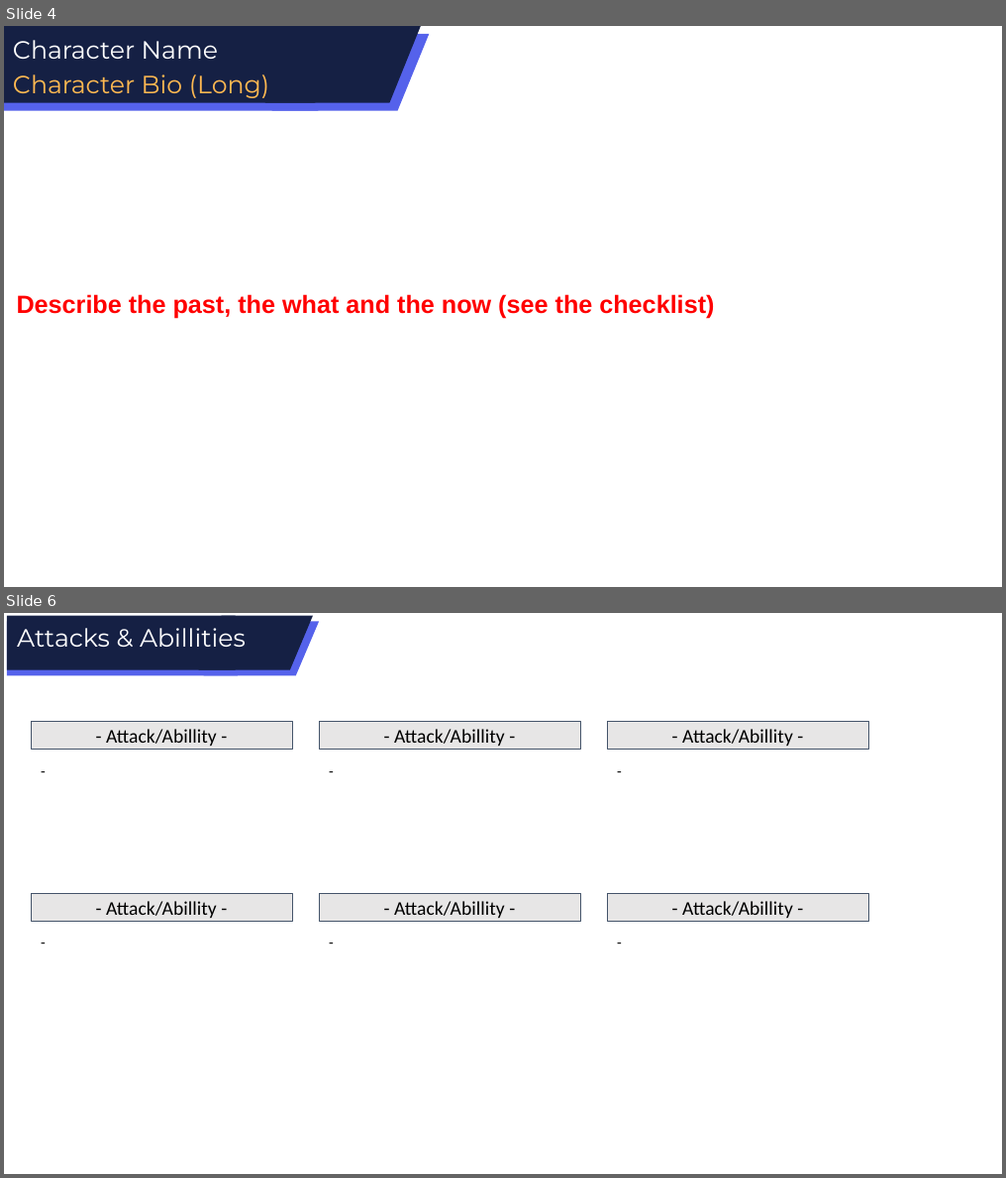
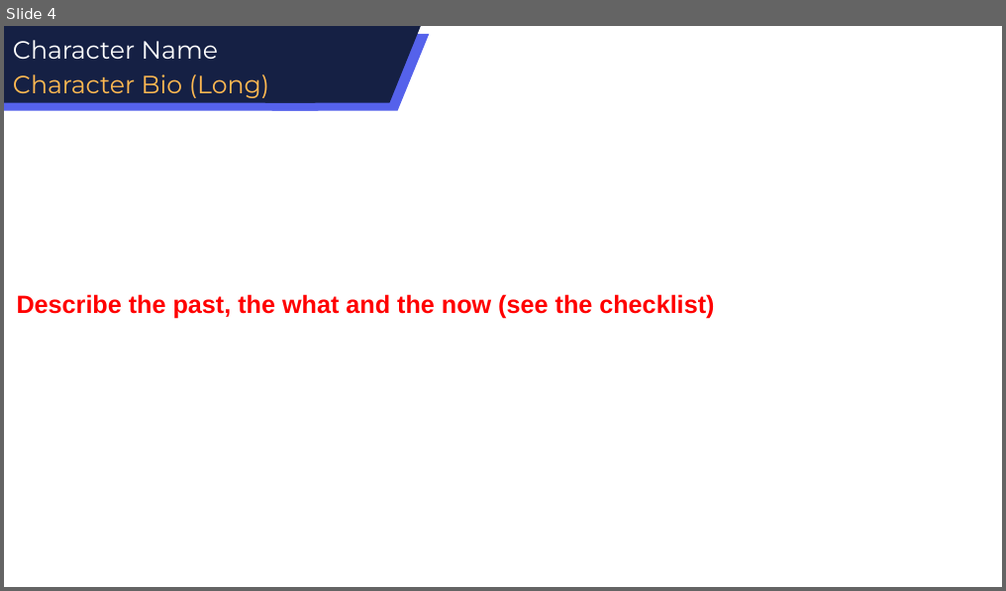
Before and after one commit to E1kari/Game-Jaaaam, a slide deck: Design Stuff/Vorlagen/Character Design Sheet.pptx. Shown one above the other, each under a label of ours: slides 4 and 6 before the commit, slide 4 after it; the slides between them are not shown. The pictures are 1006x1178 and 1006x591 pixels, drawn with LibreOffice and Linux fonts; fonts in the diff are those of the drawing. Boxes give left, top, right and bottom in pixels: in the first picture for what was removed or moved away, otherwise in the second. Text is boxed around its words. In the diff, an @@ line names an element or a change of style, - is before the commit and + after.

```diff
--- a/Design Stuff/Vorlagen/Character Design Sheet.pptx
+++ b/Design Stuff/Vorlagen/Character Design Sheet.pptx
@@ slide 6 removed at [4,613,1002,1174], background #FFFFFF @@
@@ text removed at [17,628,246,647] @@
-Attacks & Abillities
@@ group removed at [7,616,320,674]: 2 rectangles, 2 flow chart input outputs @@
@@ rectangle removed at [31,722,292,749] @@
-- Attack/Abillity -
@@ rectangle removed at [320,722,581,749] @@
-- Attack/Abillity -
@@ rectangle removed at [607,722,868,749] @@
-- Attack/Abillity -
@@ text removed at [31,751,352,811] @@
--
@@ text removed at [320,751,641,811] @@
--
@@ text removed at [607,751,928,811] @@
--
@@ rectangle removed at [31,893,292,920] @@
-- Attack/Abillity -
@@ rectangle removed at [320,893,581,920] @@
-- Attack/Abillity -
@@ rectangle removed at [607,893,868,920] @@
-- Attack/Abillity -
@@ text removed at [31,923,352,983] @@
--
@@ text removed at [320,923,641,983] @@
--
@@ text removed at [607,923,928,983] @@
--
```
Also in this commit, not shown: 3 slides changed, 1 other slide removed.
